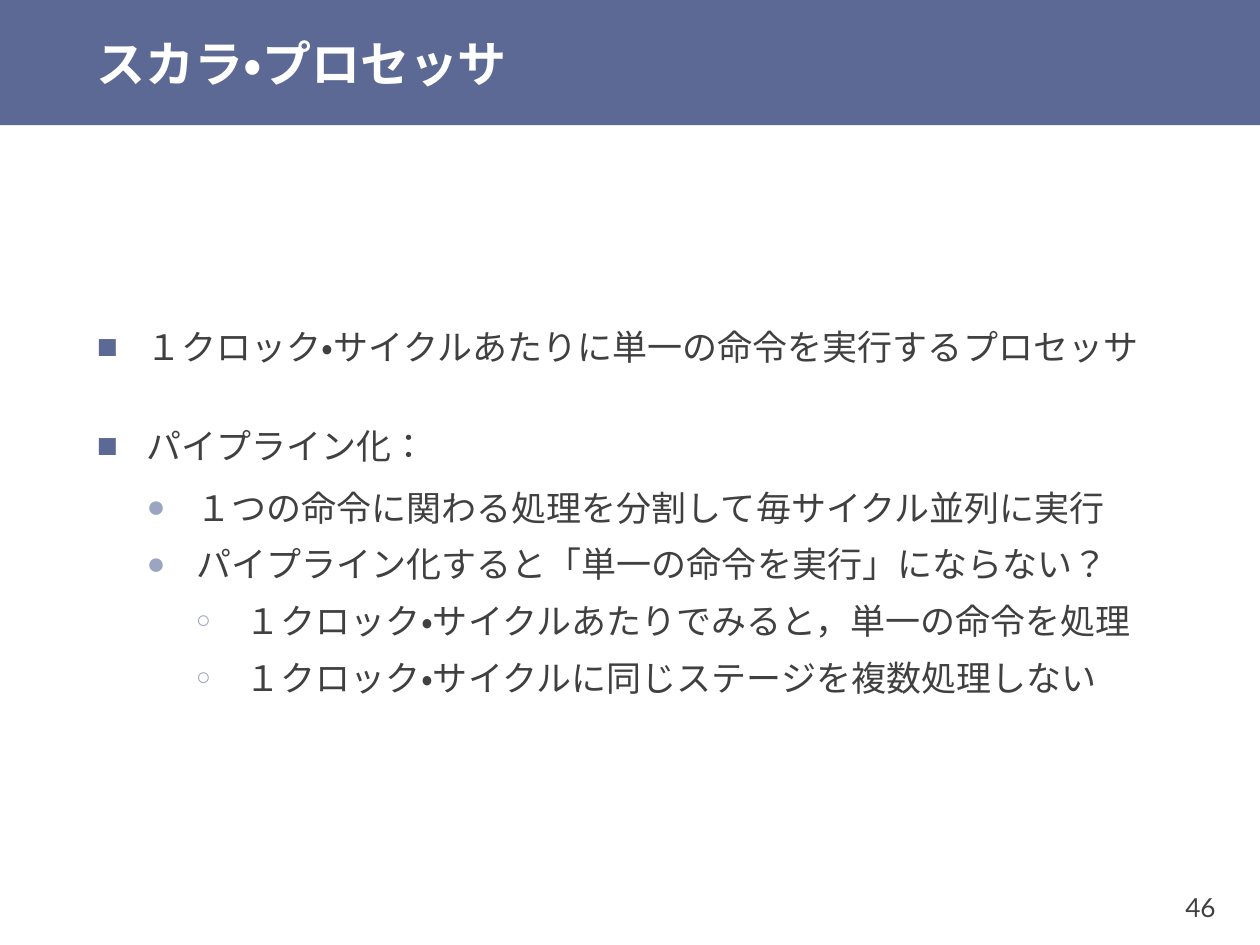
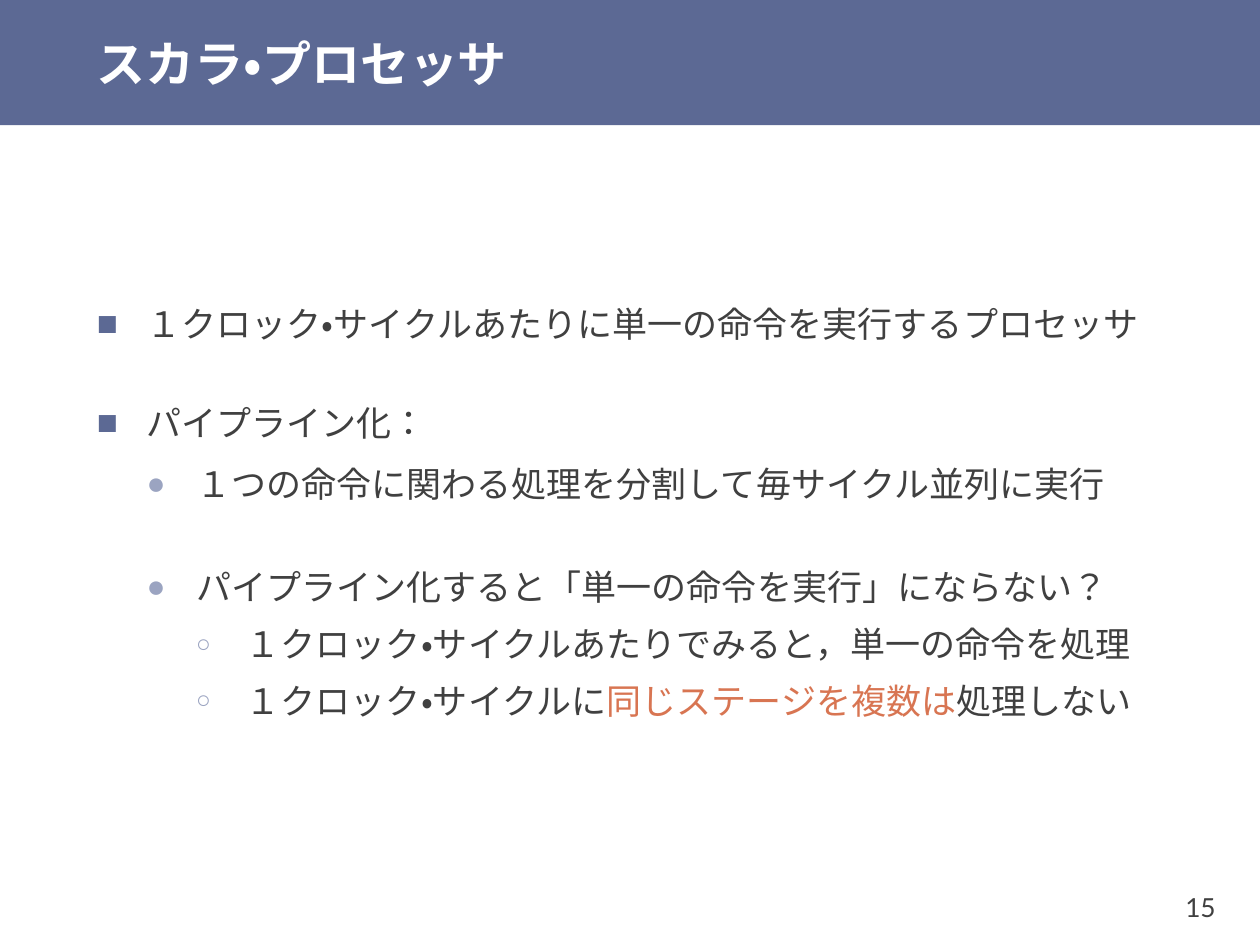
Before and after one commit to shioyadan/otya-computer-architecture-i, a slide deck: slide 15 of cai-shioya-07.pptx (slide 46 before the commit). Drawn at 1260x945 pixels with LibreOffice and Linux fonts; fonts in the diff are those of the drawing. Boxes give left, top, right and bottom in pixels: in the first picture for what was removed or moved away, otherwise in the second. Text is boxed around its words. In the diff, an @@ line names an element or a change of style, - is before the commit and + after.

```diff
--- a/cai-shioya-07.pptx
+++ b/cai-shioya-07.pptx
@@ text at <box>246,684,1132,717</box>: text changed @@
-    ○ １クロック・サイクルに同じステージを複数処理しない
+    ○ １クロック・サイクルに同じステージを複数は処理しない
@@ page number at <box>1185,898,1215,917</box>: text changed @@
-46
+15
```
Also in this commit, not shown: 12 other slides changed, 22 slides added, 28 slides removed, 1 other file.
